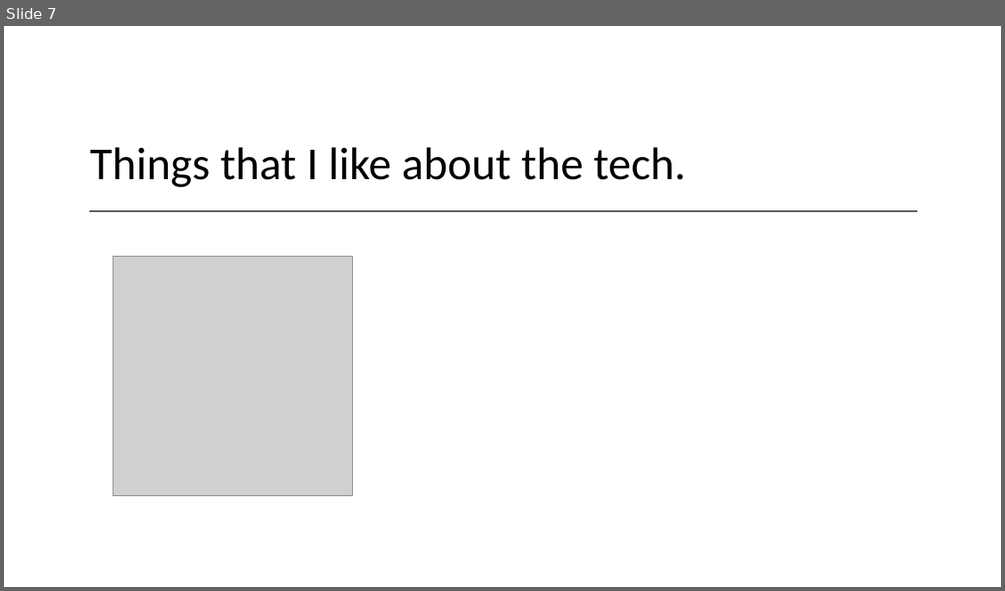
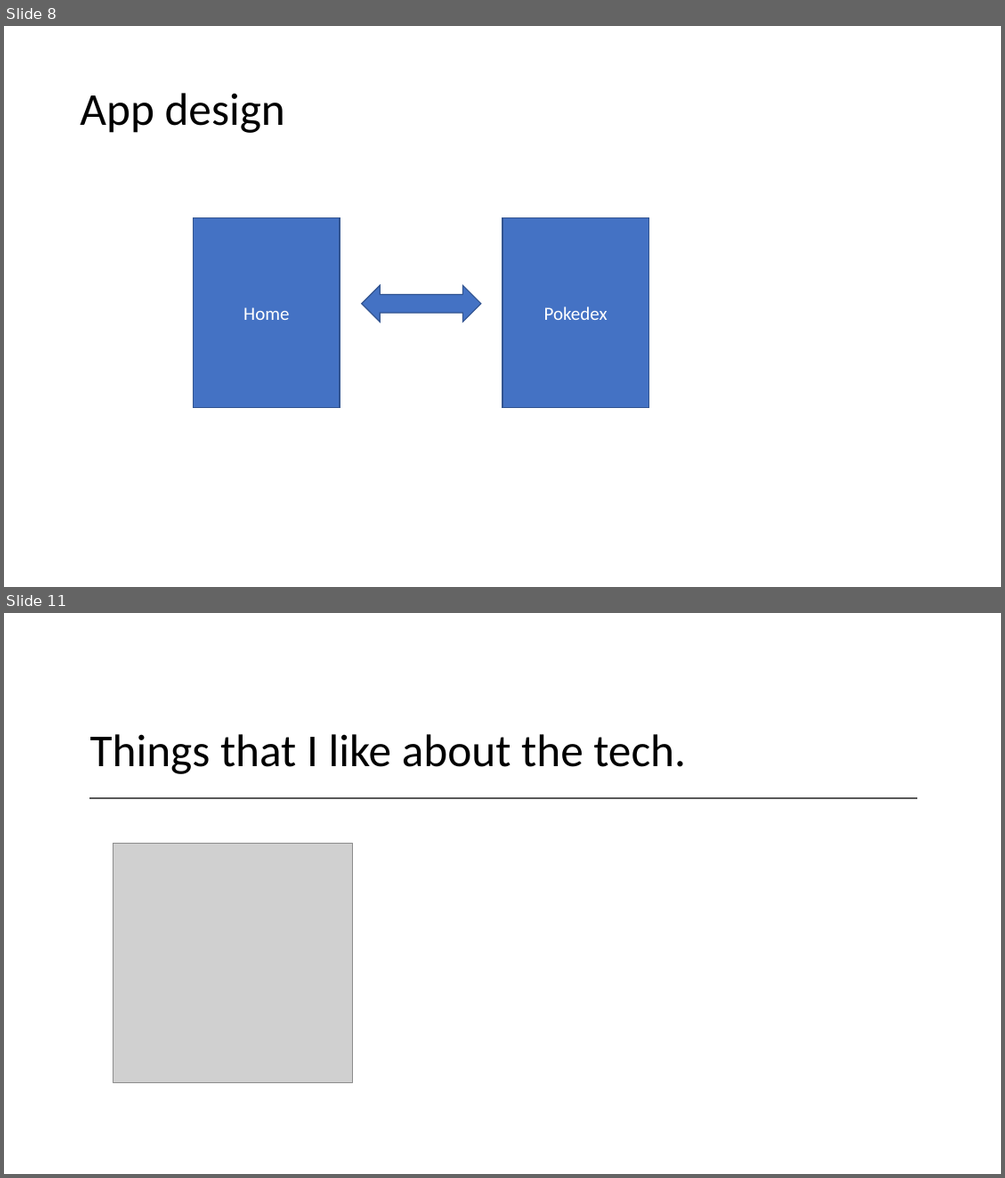
Before and after one commit to 200914ROC2/Training, a slide deck: 5Week-FrontEnd/FrontEnd-SDLC.pptx. Shown one above the other, each under a label of ours: slide 7 before the commit, slides 8 and 11 after it; the slides between them are not shown. The pictures are 1005x591 and 1005x1178 pixels, drawn with LibreOffice and Linux fonts; fonts in the diff are those of the drawing; grey boxes stand for pictures. Boxes give left, top, right and bottom in pixels: in the first picture for what was removed or moved away, otherwise in the second. Text is boxed around its words. In the diff, an @@ line names an element or a change of style, - is before the commit and + after.

```diff
--- a/5Week-FrontEnd/FrontEnd-SDLC.pptx
+++ b/5Week-FrontEnd/FrontEnd-SDLC.pptx
@@ slide 8 added at box(4, 26, 1001, 587), background #FFFFFF @@
@@ title added at box(80, 93, 285, 133), 44 pt, text #000000 @@
+App design
@@ rectangle added at box(194, 218, 340, 408), fill #4472C4, outline #325491 1 pt, 18 pt, text #FFFFFF @@
+Home
@@ rectangle added at box(502, 218, 649, 408), fill #4472C4, outline #325491 1 pt, 18 pt, text #FFFFFF @@
+Pokedex
@@ left right arrow added at box(362, 286, 481, 322), fill #4472C4, outline #325491 1 pt @@
@@ what was slide 7 is now slide 11 @@
```
Also in this commit, not shown: 3 other slides added, 3 other files.
